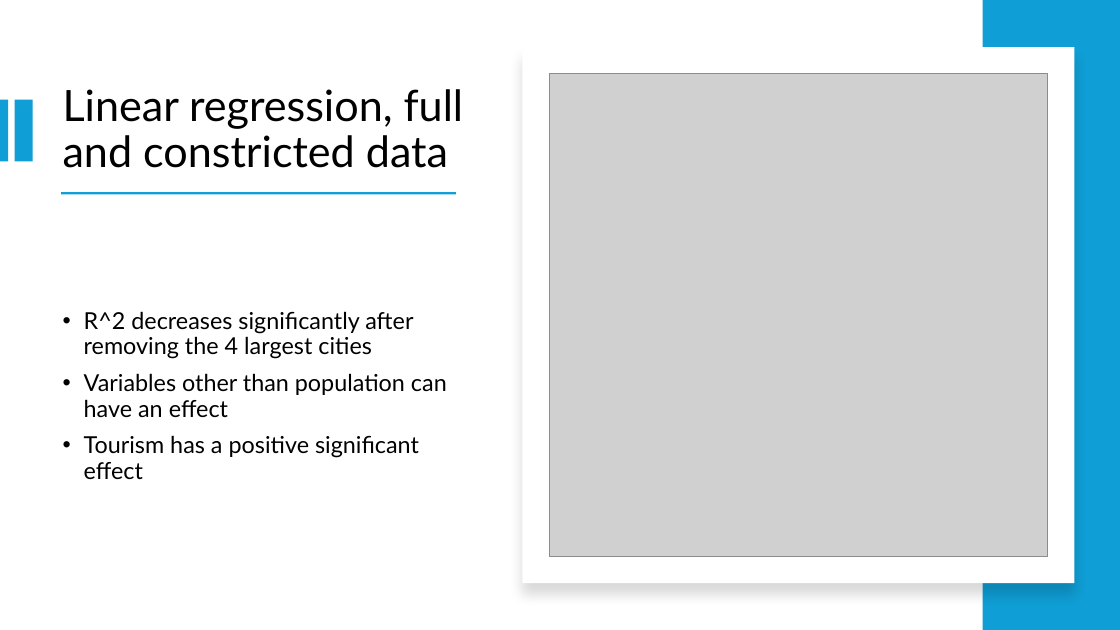
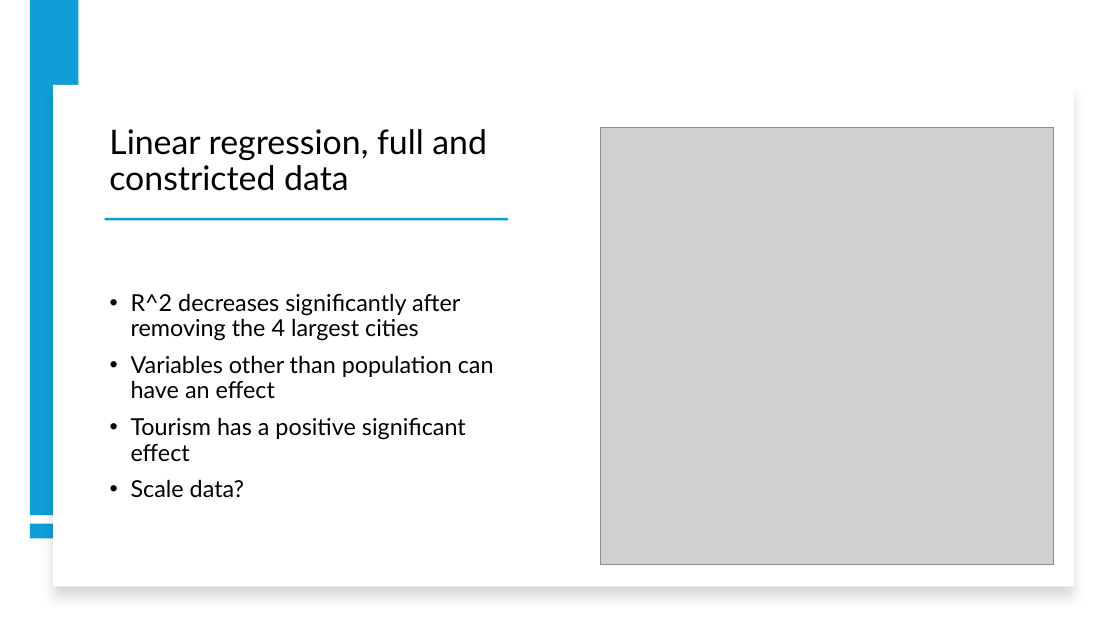
Before and after one commit to sanderseriksen/BAN440-Term-Paper, a slide deck: slide 14 of BAN440 – Term Paper Idea.pptx. Drawn at 1120x630 pixels with LibreOffice and Linux fonts; fonts in the diff are those of the drawing; grey boxes stand for pictures. Boxes give left, top, right and bottom in pixels: in the first picture for what was removed or moved away, otherwise in the second. Text is boxed around its words. In the diff, an @@ line names an element or a change of style, - is before the commit and + after.

```diff
--- a/BAN440 – Term Paper Idea.pptx
+++ b/BAN440 – Term Paper Idea.pptx
@@ rectangle added at box(30, 0, 79, 515), fill #0F9ED5 @@
@@ rectangle removed at box(983, 0, 1120, 630) @@
@@ rectangle: place and size @@
-rectangle at box(523, 47, 1075, 583)
+rectangle at box(53, 85, 1074, 586)
@@ rectangle removed at box(0, 99, 8, 161) @@
@@ rectangle removed at box(14, 99, 32, 161) @@
@@ title "Linear regression, full and constricted ...": place and size @@
-title "Linear regression, full and constricted ..." at box(63, 89, 464, 168)
+title "Linear regression, full and constricted ..." at box(109, 129, 487, 191)
@@ title "Linear regression, full and constricted ..." at box(109, 129, 487, 191): size 37 to 29 pt; vertical alignment middle to bottom @@
@@ picture: place and size @@
-picture at box(549, 73, 1048, 556)
+picture at box(601, 127, 1054, 564)
@@ text "R^2 decreases significantly after removing ...": place and size @@
-text "R^2 decreases significantly after removing ..." at box(84, 311, 447, 479)
+text "R^2 decreases significantly after removing ..." at box(131, 293, 494, 498)
@@ rectangle: place and size @@
-rectangle at box(61, 192, 456, 195)
+rectangle at box(105, 218, 508, 220)
@@ text at box(131, 479, 244, 498): paragraph added @@
+• Scale data?
@@ rectangle added at box(30, 523, 79, 538), fill #0F9ED5 @@
```
Also in this commit, not shown: 3 slides added, 2 other files.
